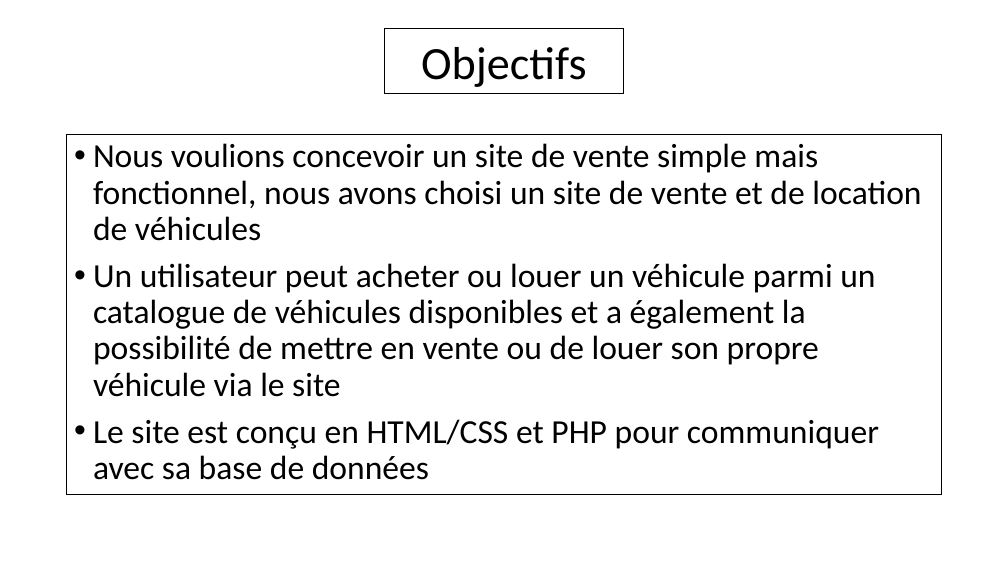
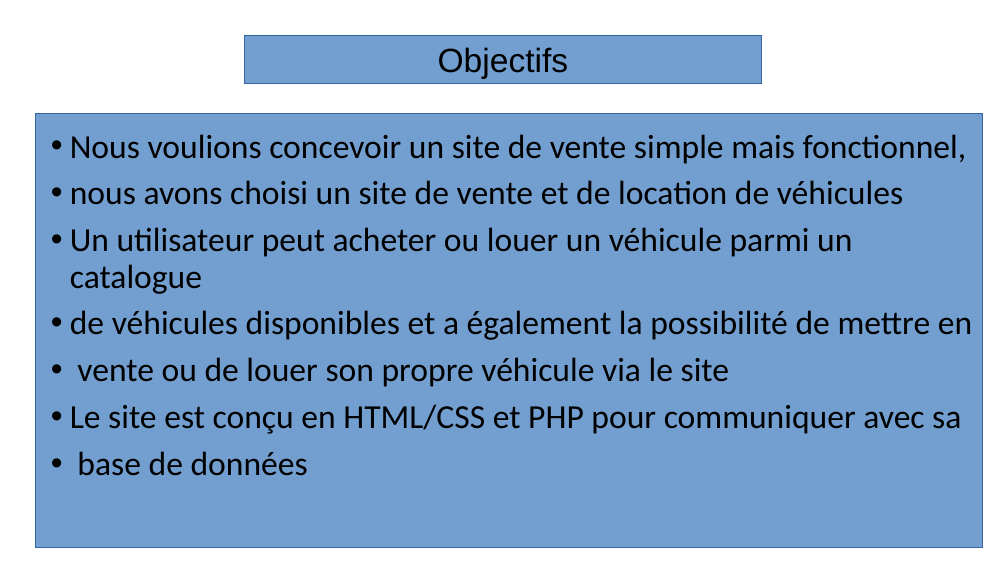
Before and after one commit to Ganti7/Carmania, a slide deck: slide 3 of documentation/diapo_PIA.odp. Drawn at 1008x567 pixels with LibreOffice and Linux fonts; fonts in the diff are those of the drawing; background and template pictures are left out. Boxes give left, top, right and bottom in pixels: in the first picture for what was removed or moved away, otherwise in the second. Text is boxed around its words. In the diff, an @@ line names an element or a change of style, - is before the commit and + after.

```diff
--- a/documentation/diapo_PIA.odp
+++ b/documentation/diapo_PIA.odp
@@ rectangle "Objectifs": place and size @@
-rectangle "Objectifs" at [384, 29, 624, 94]
+rectangle "Objectifs" at [244, 36, 762, 83]
@@ rectangle "Objectifs" at [244, 36, 762, 83]: size 44 to 32 pt, font Calibri to Arial; title to rectangle; fill #FFFFFF to #729FCF; outline #000000 0.99 pt to #3465A4 0 pt @@
@@ rectangle added at [36, 113, 982, 548], fill #729FCF, outline #3465A4 0 pt @@
@@ text "Nous voulions concevoir un site ...": place and size @@
-text "Nous voulions concevoir un site ..." at [67, 135, 941, 495]
+text "Nous voulions concevoir un site ..." at [70, 134, 972, 476]
@@ text "Nous voulions concevoir un site ..." at [70, 134, 972, 476]: fill #FFFFFF to none; outline #000000 0.99 pt to none @@
@@ text at [70, 134, 972, 476]: text changed @@
-• Nous voulions concevoir un site de vente simple mais fonctionnel, nous avons choisi un site de vente et de location de véhicules
-• Un utilisateur peut acheter ou louer un véhicule parmi un catalogue de véhicules disponibles et a également la possibilité de mettre en vente ou de louer son propre véhicule via le site
-• Le site est conçu en HTML/CSS et PHP pour communiquer avec sa base de données
+• Nous voulions concevoir un site de vente simple mais fonctionnel,
+• nous avons choisi un site de vente et de location de véhicules
+• Un utilisateur peut acheter ou louer un véhicule parmi un catalogue
+• de véhicules disponibles et a également la possibilité de mettre en
+• vente ou de louer son propre véhicule via le site
+• Le site est conçu en HTML/CSS et PHP pour communiquer avec sa
+• base de données
```
Also in this commit, not shown: 13 other slides changed, 4 slides added, 1 slide removed, 1 other file.
